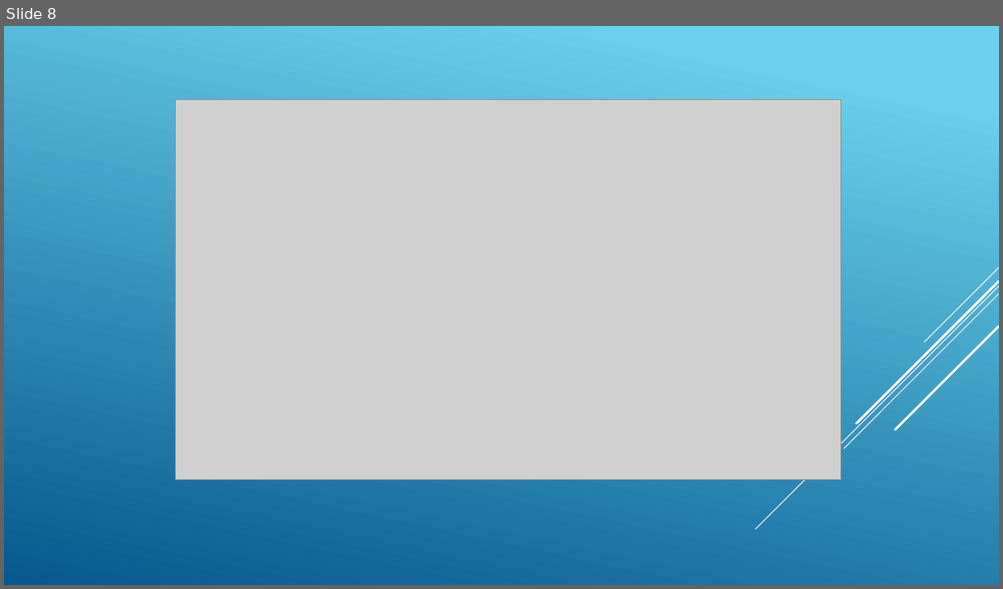
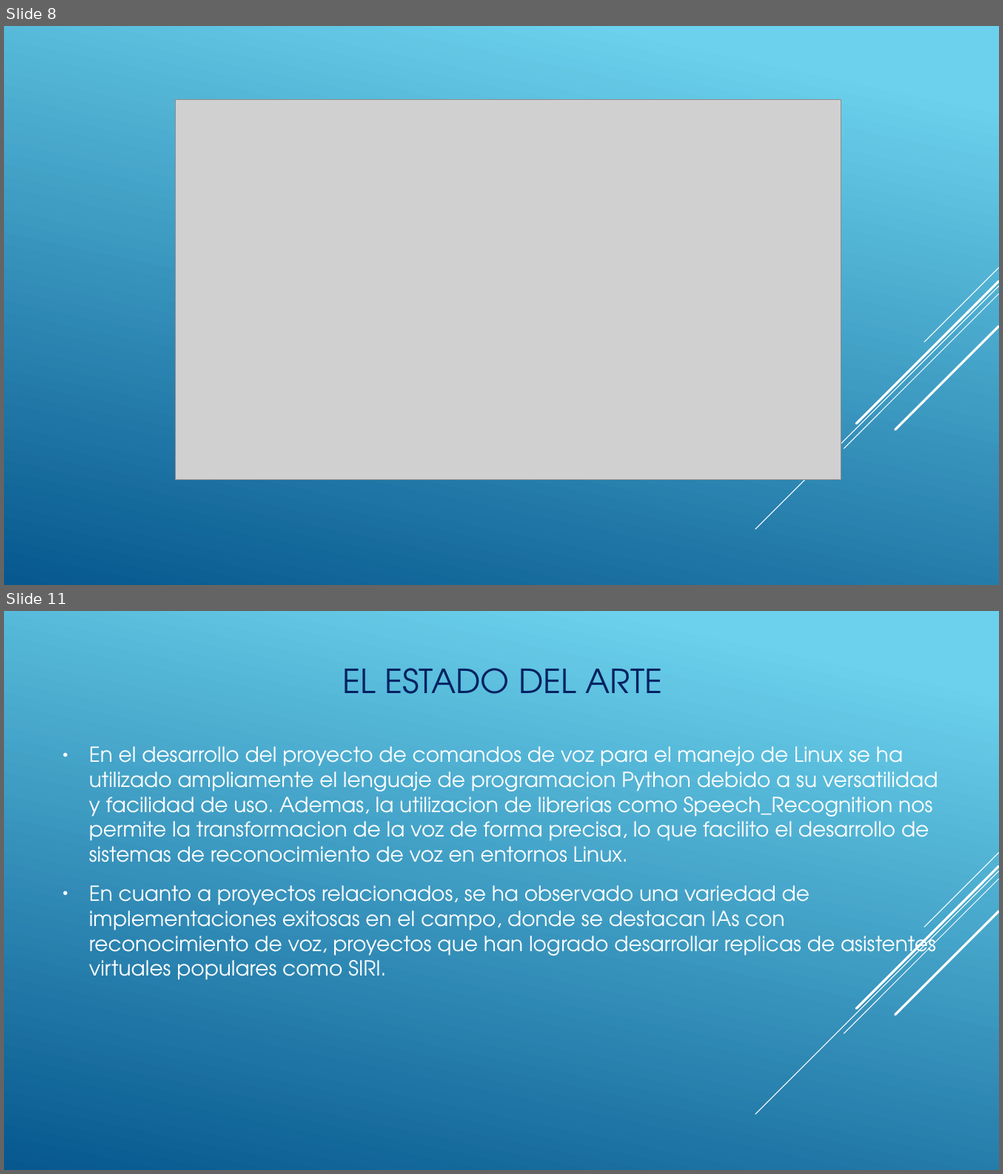
Before and after one commit to MaxiColomboUTN/ProyectoSpeechChat, a slide deck: Comandos-de-voz.odp. Shown one above the other, each under a label of ours: slide 8 before the commit, slides 8 and 11 after it; the slides between them are not shown. The pictures are 1003x589 and 1003x1174 pixels, drawn with LibreOffice and Linux fonts; fonts in the diff are those of the drawing; grey boxes stand for pictures. Boxes give left, top, right and bottom in pixels: in the first picture for what was removed or moved away, otherwise in the second. Text is boxed around its words. In the diff, an @@ line names an element or a change of style, - is before the commit and + after.

```diff
--- a/Comandos-de-voz.odp
+++ b/Comandos-de-voz.odp
@@ slide 11 added at (x1=4, y1=611, x2=999, y2=1170), background gradient #6BD1EC to #06588E; not listed: 5 template elements that a slide beside it also shows @@
@@ title added at (x1=342, y1=668, x2=662, y2=694), 32 pt, text #002060 @@
+EL ESTADO DEL ARTE
@@ text added at (x1=89, y1=746, x2=938, y2=980), 20 pt, text #FFFFFF @@
+● En el desarrollo del proyecto de comandos de voz para el manejo de Linux se ha utilizado ampliamente el lenguaje de programacion Python debido a su versatilidad y facilidad de uso. Ademas, la utilizacion de librerias como Speech_Recognition nos permite la transformacion de la voz de forma precisa, lo que facilito el desarrollo de sistemas de reconocimiento de voz en entornos Linux.
+● En cuanto a proyectos relacionados, se ha observado una variedad de implementaciones exitosas en el campo, donde se destacan IAs con reconocimiento de voz, proyectos que han logrado desarrollar replicas de asistentes virtuales populares como SIRI.
```
Also in this commit, not shown: 4 other slides added, 1 other file.
